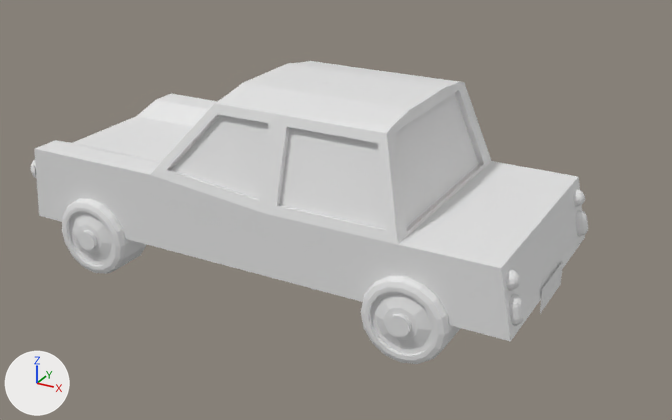
Two versions of the Blender file Assets/Art/Cars.blend, one commit apart.
Camera for both pictures: a 50 mm camera at (3.25, -5.76, 3.46) aimed at (0.09, -0.01, 0.58). Lighting does not change. The marker at lower left points along +X, +Y and +Z. The picture after the commit comes second. Mesh edges are drawn as thin lines on the coarser meshes.

In view in the first picture: 'Car'.
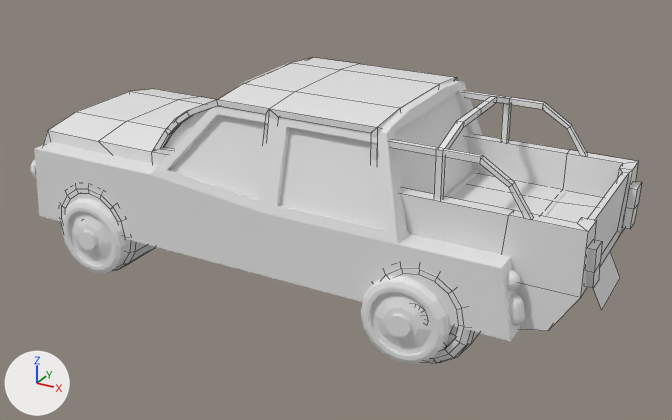
Location of each change, [x1, y1, x2, y2] in pixels of the pictures (672 x 420 px):
'Amarok', added
    after: [43, 57, 642, 363]

Patch to the scene script:
```diff
--- a/Assets/Art/Cars.blend.py
+++ b/Assets/Art/Cars.blend.py
@@ me_cube_001 @@
+me_cube_001.from_pydata(...)  # 1000 vertices, 1013 faces; spans x -2.32..2.2, y -0.9..0.9, z 0.0..1.58
@@ ob_amarok @@
+ob_amarok = bpy.data.objects.new('Amarok', me_cube_001)
+ob_amarok.location = (0.0, 0.0, 0.0)
```
